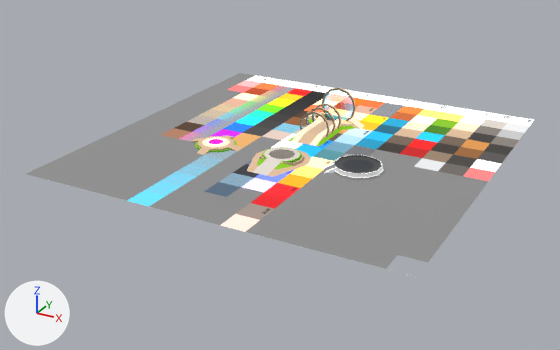
One commit to the glTF model models/gltf/ground0.glb: the scene before it, then after it.
One viewpoint serves both versions: a 50 mm camera at (352.0, -689.0, 303.0) aimed at (-12.0, -28.0, -27.0). Every picture has the same lights, and +X, +Y and +Z are marked at lower left. Vertices at the same position are counted once.

The scene before the commit, as lines of its bpy script (objects in view):
```python
me_cylinder_011 = bpy.data.meshes.new('Cylinder.011')
me_cylinder_011.from_pydata(...)  # 108 vertices, 196 faces; spans x 47.8..104.4, y -59.4..-10.6, z 0.0..6.6
me_cylinder_011.materials.append(mat_basic_toon)
me_cylinder_014 = bpy.data.meshes.new('Cylinder.014')
me_cylinder_014.from_pydata(...)  # 632 vertices, 1170 faces; spans x -36.0..36.0, y -90.0..97.0, z -8.0..38.0
me_cylinder_014.materials.append(mat_basic_toon)
me_cylinder_019 = bpy.data.meshes.new('Cylinder.019')
me_cylinder_019.from_pydata(...)  # 100 vertices, 160 faces; spans x -109.8..-50.2, y -74.8..-15.2, z 0.0..3.5
me_cylinder_019.materials.append(mat_basic_toon)
me_plane = bpy.data.meshes.new('Plane')
me_plane.from_pydata(...)  # 4 vertices, 2 faces; spans x -200.0..200.0, y -200.0..200.0, z 0.0
me_plane.materials.append(mat_basic_toon)
ob_earth_base = bpy.data.objects.new('earth_base', me_cylinder_019)
ob_earth_base.location = (0.0, 0.0, 0.0)
ob_launch_base_ground = bpy.data.objects.new('launch_base_ground', me_cylinder_011)
ob_launch_base_ground.location = (0.0, 0.0, 0.0)
ob_plane = bpy.data.objects.new('Plane', me_plane)
ob_plane.location = (0.0, 0.0, 0.0)
ob_robot_base = bpy.data.objects.new('robot_base', me_cylinder_014)
ob_robot_base.location = (0.0, 0.0, 0.0)
```
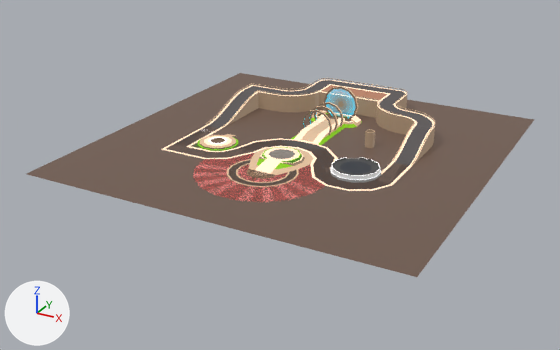
Boxes [x1, y1, x2, y2] around the edits, measured in the pictures (560 x 350 px; the box of a moved part takes in the faces that stretch with it):
'music_base', added
    after: [161, 80, 435, 191]
'robot_base', reshaped (45% narrower, 68% shorter)
    before: [247, 88, 365, 177]
    after: [249, 147, 313, 175]
'switch_base', added
    after: [291, 86, 362, 145]
'launch_base_ground', mesh turned
    before: [324, 155, 384, 180]
    after: [330, 157, 381, 183]
'front_door', added
    after: [193, 155, 325, 202]
'earth_base', reshaped (13% narrower, 14% shorter)
    before: [190, 135, 242, 155]
    after: [193, 134, 238, 151]
'car_base', added
    after: [207, 78, 435, 165]
part 1 of me_plane, surface changed (grey to brown)
    before: [27, 73, 534, 269]
    after: [27, 73, 534, 277]
part 4 of me_cylinder_014, deleted
    before: [288, 111, 365, 147]
part 5 of me_cylinder_014, deleted
    before: [305, 107, 336, 133]
part 6 of me_cylinder_014, deleted
    before: [299, 111, 330, 137]
part 7 of me_cylinder_014, deleted
    before: [322, 88, 356, 121]
part 8 of me_cylinder_014, deleted
    before: [312, 104, 341, 129]
part 9 of me_cylinder_014, moved or reshaped
    before: [247, 149, 311, 177]
    after: [249, 148, 313, 175]
part 10 of me_cylinder_014, surface changed
    both: [260, 147, 303, 169]

What the commit changed:
me_cylinder_014 is used by ob_robot_base; location (0.0, 0.0, 0.0).
me_cylinder_014 had 632 vertices, 1170 faces and spanned x -36.0..36.0, y -90.0..97.0, z -8.0..38.0.
me_cylinder_014 now has 89 vertices, 162 faces and spans x -32.0..32.0, y -84.0..-13.0, z 0.0..5.0.
me_cylinder_014 part 4: the loose piece of 159 vertices spanning x -36.0..36.0, y 3.0..97.0, z 0.0..8.0 is deleted.
me_cylinder_014 part 5: the loose piece of 96 vertices spanning x -18.0..18.0, y 43.0..45.0, z -8.0..28.0 is deleted.
me_cylinder_014 part 6: the loose piece of 96 vertices spanning x -18.0..18.0, y 28.0..30.0, z -8.0..28.0 is deleted.
me_cylinder_014 part 7: the loose piece of 96 vertices spanning x -21.0..21.0, y 90.0..93.0, z -5.0..38.0 is deleted.
me_cylinder_014 part 8: the loose piece of 96 vertices spanning x -18.0..18.0, y 58.0..60.0, z -8.0..28.0 is deleted.
me_cylinder_014 part 9: 14 vertices moved from x -30.0..30.0, y -90.0..-15.0, z 0.0 to x -32.0..32.0, y -84.0..-13.0, z 0.0.
me_cylinder_014 part 10: 60 kept faces spanning x -22.0..22.0, y -84.0..-23.0, z 0.0..5.0 get new texture (UV) coordinates.
me_plane has 4 vertices, 2 faces and spans x -200.0..200.0, y -200.0..200.0, z 0.0.
me_plane is used by ob_plane; location (0.0, 0.0, 0.0).
me_plane part 1: texture (UV) coordinates of 2 of 2 faces, centred in x -67.0..67.0, y -67.0..67.0, z 0.0, changed; they spanned u 0.0..1.0, v 0.0..1.0 and now span u 0.41..0.41, v 0.53..0.53.
me_cylinder_019 is used by ob_earth_base; location (0.0, 0.0, 0.0).
me_cylinder_019 had 100 vertices, 160 faces and spanned x -109.8..-50.2, y -74.8..-15.2, z 0.0..3.5.
me_cylinder_019 now has 89 vertices, 150 faces and spans x -101.6..-58.9, y -62.1..-11.0, z 0.0..3.5.
me_cylinder_019 part 2: the whole mesh is rebuilt.
me_cylinder_011 has 108 vertices, 196 faces and spans x 47.8..104.4, y -59.4..-10.6, z 0.0..6.6.
me_cylinder_011 is used by ob_launch_base_ground; location (0.0, 0.0, 0.0).
me_cylinder_011 part 3: the whole mesh is turned -90 degrees about the z axis through its middle, then moved by (3.9, -2.1, 0.0).
Mesh me_cylinder_031 is new.
It has 452 vertices, 892 faces and spans x -123.0..123.0, y 0.0..170.0, z 2.0..22.0.
It uses material mat_basic_toon.
Mesh me_cylinder_028 is new.
It has 252 vertices, 460 faces and spans x -68.4..68.4, y -151.6..-45.1, z 0.0..0.1.
It uses material mat_basic_toon.
Mesh me_cylinder_024 is new.
It has 986 vertices, 1735 faces and spans x -123.0..123.0, y -84.0..170.0, z 0.0..20.0.
It uses material mat_basic_toon.
Mesh me_cylinder_014_1 is new.
It has 452 vertices, 770 faces and spans x -28.6..28.6, y 7.3..102.6, z -1.8..38.1.
It uses material mat_basic_toon.
Object 'car_base' (ob_car_base) is new; it shows me_cylinder_031.
Its location is (0.0, 0.0, 0.0).
Object 'front_door' (ob_front_door) is new; it shows me_cylinder_028.
Its location is (0.0, 0.0, 0.0).
Object 'music_base' (ob_music_base) is new; it shows me_cylinder_024.
Its location is (0.0, 0.0, 0.0).
Object 'switch_base' (ob_switch_base) is new; it shows me_cylinder_014_1.
Its location is (0.0, 0.0, 0.0).
